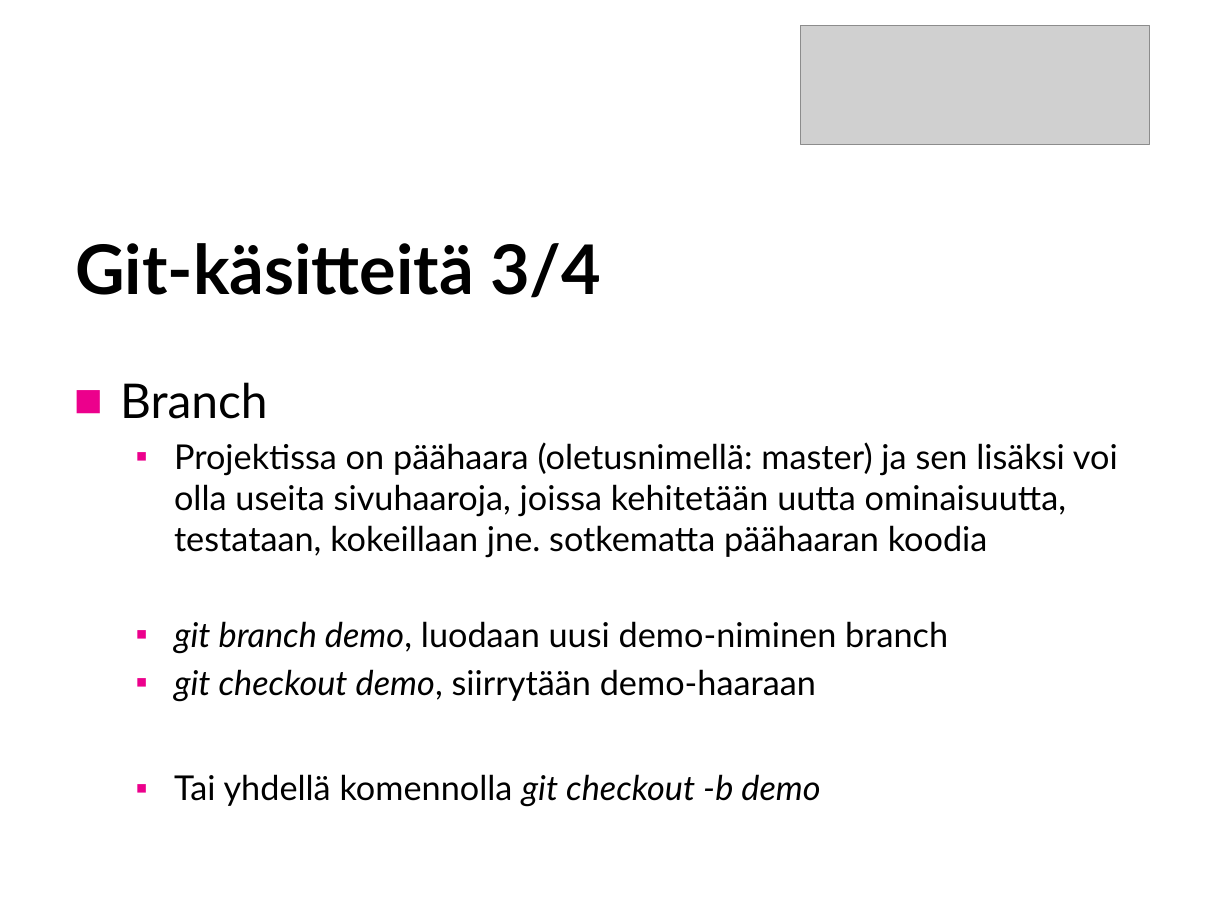
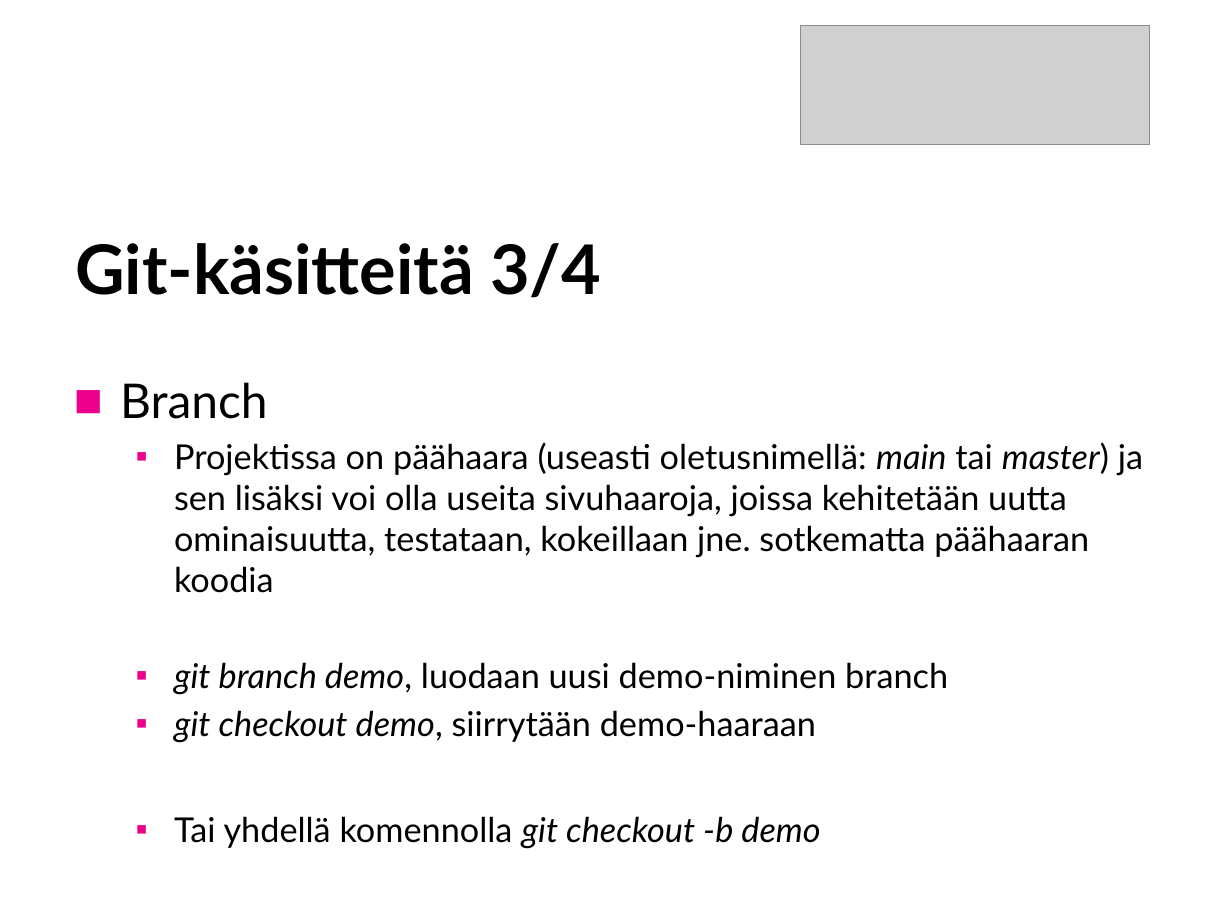
Before and after one commit to SavoniaUAS/versioncontrol, a slide deck: slide 11 of versionhallinta.pptx. Drawn at 1232x924 pixels with LibreOffice and Linux fonts; fonts in the diff are those of the drawing; grey boxes stand for pictures; background and template pictures are left out. Boxes give left, top, right and bottom in pixels: in the first picture for what was removed or moved away, otherwise in the second. Text is boxed around its words. In the diff, an @@ line names an element or a change of style, - is before the commit and + after.

```diff
--- a/versionhallinta.pptx
+++ b/versionhallinta.pptx
@@ text at <box>174,442,1143,593</box>: text changed @@
-  ▪ Projektissa on päähaara (oletusnimellä: master) ja sen lisäksi voi olla useita sivuhaaroja, joissa kehitetään uutta ominaisuutta, testataan, kokeillaan jne. sotkematta päähaaran koodia
+  ▪ Projektissa on päähaara (useasti oletusnimellä: main tai master) ja sen lisäksi voi olla useita sivuhaaroja, joissa kehitetään uutta ominaisuutta, testataan, kokeillaan jne. sotkematta päähaaran koodia
```
Also in this commit, not shown: 7 other slides changed, 2 slides added, 1 other file.
